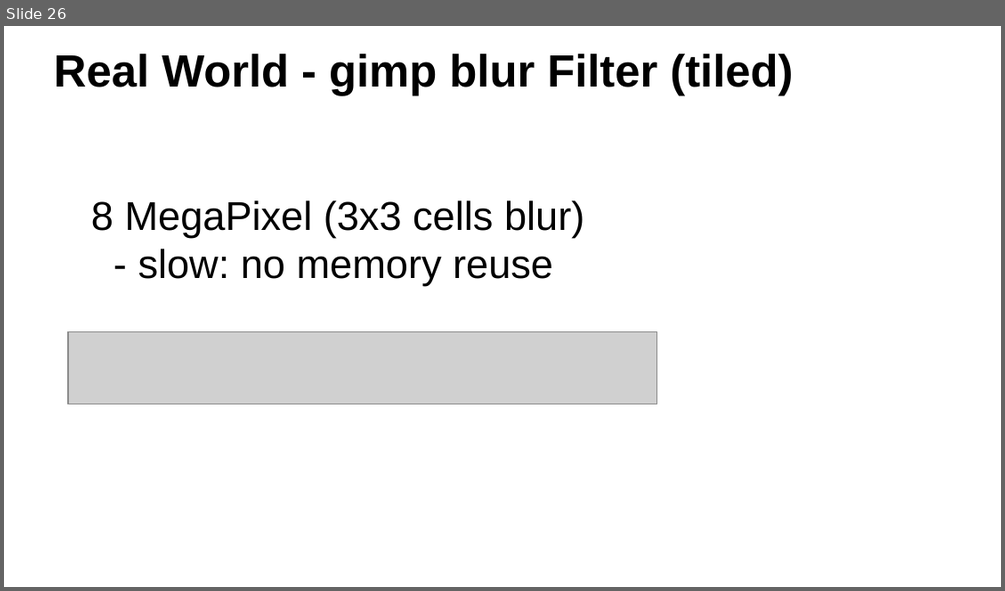
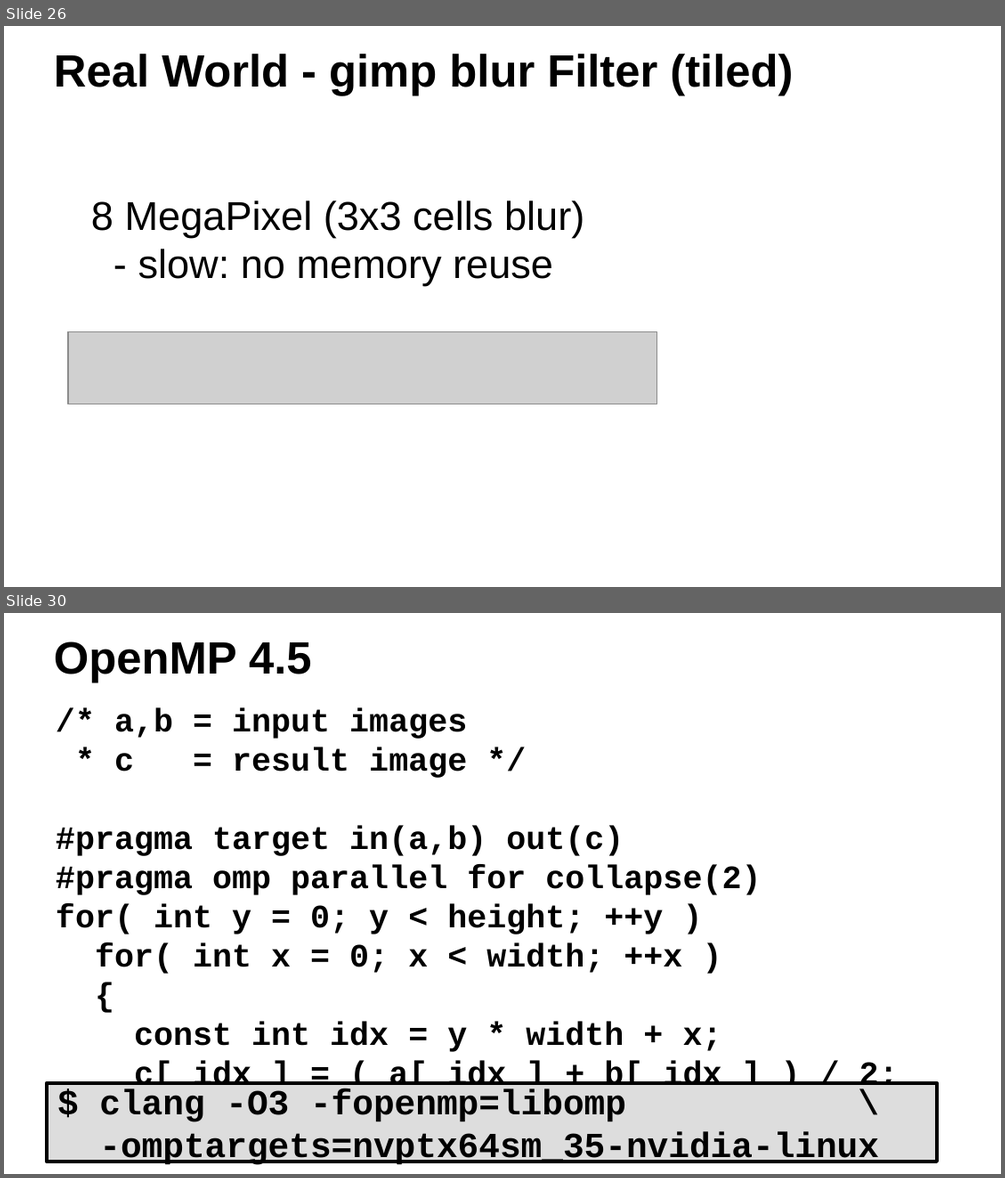
Before and after one commit to ax3l/datenspuren_2016, a slide deck: Slides.odp. Shown one above the other, each under a label of ours: slide 26 before the commit, slides 26 and 30 after it; the slides between them are not shown. The pictures are 1005x591 and 1005x1178 pixels, drawn with LibreOffice and Linux fonts; fonts in the diff are those of the drawing; grey boxes stand for pictures; background and template pictures are left out. Boxes give left, top, right and bottom in pixels: in the first picture for what was removed or moved away, otherwise in the second. Text is boxed around its words. In the diff, an @@ line names an element or a change of style, - is before the commit and + after.

```diff
--- a/Slides.odp
+++ b/Slides.odp
@@ slide 30 added at box(4, 613, 1001, 1174), background #FFFFFF @@
@@ title added at box(54, 641, 312, 683), 36 pt, text #000000, bold @@
+OpenMP 4.5
@@ text added at box(56, 708, 898, 1094), 26 pt, text #000000, bold @@
+/* a,b = input images
+* c = result image */
+#pragma target in(a,b) out(c)
+#pragma omp parallel for collapse(2)
+for( int y = 0; y < height; ++y )
+for( int x = 0; x < width; ++x )
+{
+const int idx = y * width + x;
+c[ idx ] = ( a[ idx ] + b[ idx ] ) / 2;
+}
@@ rectangle added at box(47, 1083, 937, 1162), fill #DDDDDD, outline #000000 3 pt, 28 pt, text #000000, bold @@
+$ clang -O3 -fopenmp=libomp \
+-omptargets=nvptx64sm_35-nvidia-linux
```
Also in this commit, not shown: 6 slides changed, 7 other slides added.
